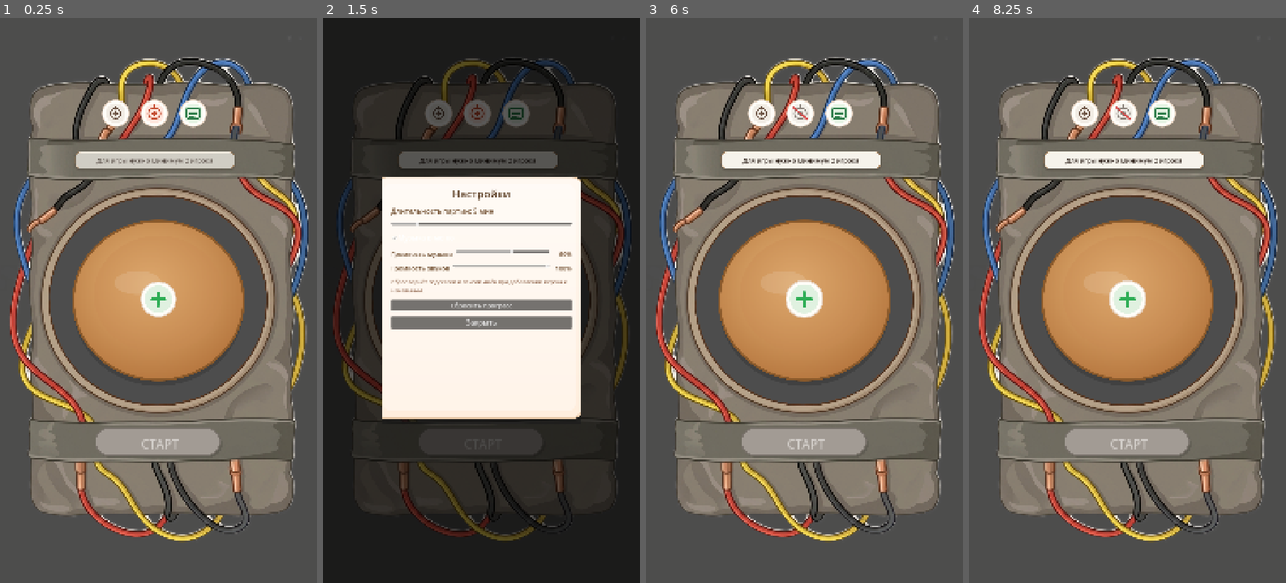
Above: before the commit, frames 1-4 (left to right).
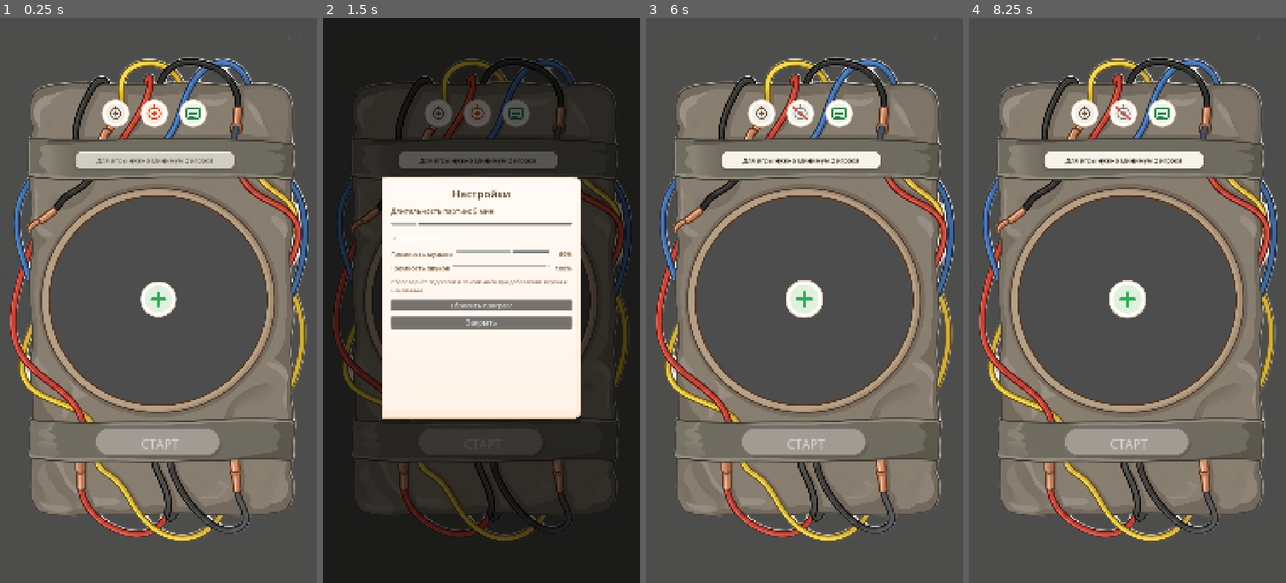
Above: after the commit, the same moments.

Repository: GGamezebo/GodBomb
Game: Godot game, scene res://main.tscn
Two runs of this game, one before a commit and one after it. Both use one fixed random seed, a clock stepped at 60 frames per second and the inputs below.
Inputs (mouse positions are in pixels of both pictures, inside the frame that each line leads up to):
- Up to frame 1 (0.25 s): no input
- Up to frame 2 (1.5 s): click (437, 114) at 0.5 s; click (478, 114) at 1.25 s
- Up to frame 3 (6 s): click (839, 114) at 2 s; click (804, 300) at 2.75 s; click "Музыка в меню" at 3.5 s; click "Точно сбросить?" at 4.25 s; click "Сбросить прогресс" at 5 s; click "Закрыть" at 5.75 s
- Up to frame 4 (8.25 s): click (1162, 114) at 6.5 s; click (1127, 300) at 7.25 s; click "Закрыть" at 8 s

The runs differ from the first frame. In frame 1, 12% of the frame differs, in the area x 22-78%, y 35-65%; in frame 2, nothing differs; in frame 3, 12%; in frame 4, 12%.

Commit message:
invisbile table

Diff:
--- a/src/contexts/menu_context/menu_context.tscn
+++ b/src/contexts/menu_context/menu_context.tscn
@@ -15,9 +15,9 @@
 [ext_resource type="Texture2D" uid="uid://b72rn4jb7t7eq" path="res://assets/party_kitchen/buttons/icon_music_on.svg" id="13"]
 [ext_resource type="Texture2D" uid="uid://cbb8gsai6lwuy" path="res://assets/party_kitchen/buttons/icon_music_off.svg" id="14"]
 [ext_resource type="Texture2D" uid="uid://ci0nbi42m75wm" path="res://assets/party_kitchen/buttons/icon_rules.svg" id="15"]
-[ext_resource type="Script" path="res://src/features/menu/menu_bomb_layout.gd" id="16"]
+[ext_resource type="Script" uid="uid://bombs212nuf58" path="res://src/features/menu/menu_bomb_layout.gd" id="16"]
 
-[node name="MenuContext" type="Control" node_paths=PackedStringArray("start_button", "player_selection_widget", "settings_button", "music_button", "rules_button", "settings_window", "rules_window")]
+[node name="MenuContext" type="Control" unique_id=1379479129 node_paths=PackedStringArray("start_button", "player_selection_widget", "settings_button", "music_button", "rules_button", "settings_window", "rules_window")]
 layout_mode = 3
 anchors_preset = 15
 anchor_right = 1.0
@@ -39,7 +39,7 @@
 music_on_texture = ExtResource("13")
 music_off_texture = ExtResource("14")
 
-[node name="Background" type="TextureRect" parent="."]
+[node name="Background" type="TextureRect" parent="." unique_id=1099463830]
 layout_mode = 1
 anchors_preset = 15
 anchor_right = 1.0
@@ -48,7 +48,7 @@
 grow_vertical = 2
 mouse_filter = 2
 
-[node name="BackgroundBomb" type="TextureRect" parent="." node_paths=PackedStringArray("scaled_content")]
+[node name="BackgroundBomb" type="TextureRect" parent="." unique_id=226861383 node_paths=PackedStringArray("scaled_content")]
 layout_mode = 1
 anchors_preset = 15
 anchor_right = 1.0
@@ -63,16 +63,16 @@
 scaled_content = NodePath("ScaledContent")
 hint_marker = NodePath("ScaledContent/Marker2D")
 
-[node name="ScaledContent" type="Control" parent="BackgroundBomb"]
-layout_mode = 0
+[node name="ScaledContent" type="Control" parent="BackgroundBomb" unique_id=628158409]
+anchors_preset = 0
 offset_right = 1080.0
 offset_bottom = 1920.0
 mouse_filter = 2
 
-[node name="Marker2D" type="Marker2D" parent="BackgroundBomb/ScaledContent"]
+[node name="Marker2D" type="Marker2D" parent="BackgroundBomb/ScaledContent" unique_id=1831889289]
 position = Vector2(528, 483)
 
-[node name="TopBar" type="HBoxContainer" parent="BackgroundBomb/ScaledContent"]
+[node name="TopBar" type="HBoxContainer" parent="BackgroundBomb/ScaledContent" unique_id=2074903033]
 layout_mode = 0
 offset_left = 26.0
 offset_top = 268.0
@@ -81,38 +81,31 @@
 theme_override_constants/separation = 20
 alignment = 1
 
-[node name="SettingsButton" type="TextureButton" parent="BackgroundBomb/ScaledContent/TopBar"]
+[node name="SettingsButton" type="TextureButton" parent="BackgroundBomb/ScaledContent/TopBar" unique_id=2066844004]
 custom_minimum_size = Vector2(112, 112)
 layout_mode = 2
 texture_normal = ExtResource("12")
 ignore_texture_size = true
 stretch_mode = 5
 
-[node name="MusicButton" type="TextureButton" parent="BackgroundBomb/ScaledContent/TopBar"]
+[node name="MusicButton" type="TextureButton" parent="BackgroundBomb/ScaledContent/TopBar" unique_id=934041470]
 custom_minimum_size = Vector2(112, 112)
 layout_mode = 2
 texture_normal = ExtResource("13")
 ignore_texture_size = true
 stretch_mode = 5
 
-[node name="RulesButton" type="TextureButton" parent="BackgroundBomb/ScaledContent/TopBar"]
+[node name="RulesButton" type="TextureButton" parent="BackgroundBomb/ScaledContent/TopBar" unique_id=1636588019]
 custom_minimum_size = Vector2(112, 112)
 layout_mode = 2
 texture_normal = ExtResource("15")
 ignore_texture_size = true
 stretch_mode = 5
 
-[node name="PlayerSelectionWidget" parent="BackgroundBomb/ScaledContent" instance=ExtResource("6")]
+[node name="PlayerSelectionWidget" parent="BackgroundBomb/ScaledContent" unique_id=850158347 instance=ExtResource("6")]
 layout_mode = 1
-anchors_preset = 15
-anchor_right = 1.0
-anchor_bottom = 1.0
-grow_horizontal = 2
-grow_vertical = 2
-mouse_filter = 2
-start_button = NodePath("../StartButton")
 
-[node name="StartButton" type="TextureButton" parent="BackgroundBomb/ScaledContent"]
+[node name="StartButton" type="TextureButton" parent="BackgroundBomb/ScaledContent" unique_id=1243521563]
 z_index = 4
 layout_mode = 0
 offset_left = 325.0
@@ -125,7 +118,7 @@
 ignore_texture_size = true
 stretch_mode = 5
 
-[node name="StartLabel" type="Label" parent="BackgroundBomb/ScaledContent/StartButton"]
+[node name="StartLabel" type="Label" parent="BackgroundBomb/ScaledContent/StartButton" unique_id=129669063]
 layout_mode = 1
 anchors_preset = 15
 anchor_right = 1.0
@@ -138,12 +131,12 @@
 horizontal_alignment = 1
 vertical_alignment = 1
 
-[node name="ModalLayer" type="CanvasLayer" parent="."]
+[node name="ModalLayer" type="CanvasLayer" parent="." unique_id=96950232]
 layer = 30
 visible = false
 
-[node name="SettingsWindow" parent="ModalLayer" instance=ExtResource("10")]
+[node name="SettingsWindow" parent="ModalLayer" unique_id=1437366510 instance=ExtResource("10")]
 visible = false
 
-[node name="RulesWindow" parent="ModalLayer" instance=ExtResource("11")]
+[node name="RulesWindow" parent="ModalLayer" unique_id=1052287132 instance=ExtResource("11")]
 visible = false
--- a/src/features/player_selection/player_selection_widget.tscn
+++ b/src/features/player_selection/player_selection_widget.tscn
@@ -48,7 +48,7 @@
 grow_vertical = 2
 
 [node name="Table" type="TextureRect" parent="TableArea" unique_id=1694545373]
-z_index = 0
+visible = false
 layout_mode = 1
 anchors_preset = 15
 anchor_right = 1.0
@@ -102,17 +102,11 @@
 game_config = ExtResource("5")
 menu_events = ExtResource("7")
 
-[node name="ModalLayer" type="CanvasLayer" parent="."]
+[node name="ModalLayer" type="CanvasLayer" parent="." unique_id=1213723210]
 layer = 20
 
 [node name="EditPlayerWindow" parent="ModalLayer" unique_id=1947908710 instance=ExtResource("4")]
 visible = false
-anchors_preset = 15
-anchor_right = 1.0
-anchor_bottom = 1.0
-grow_horizontal = 2
-grow_vertical = 2
-mouse_filter = 0
+account = ExtResource("6")
 preset_storage = NodePath("../../PresetStorage")
-account = ExtResource("6")
 game_config = ExtResource("5")
Not shown: 1 places in src/contexts/menu_context/menu_context.tscn that only renumber resources
Not shown: 1 places in src/features/player_selection/player_selection_widget.tscn that only renumber resources
